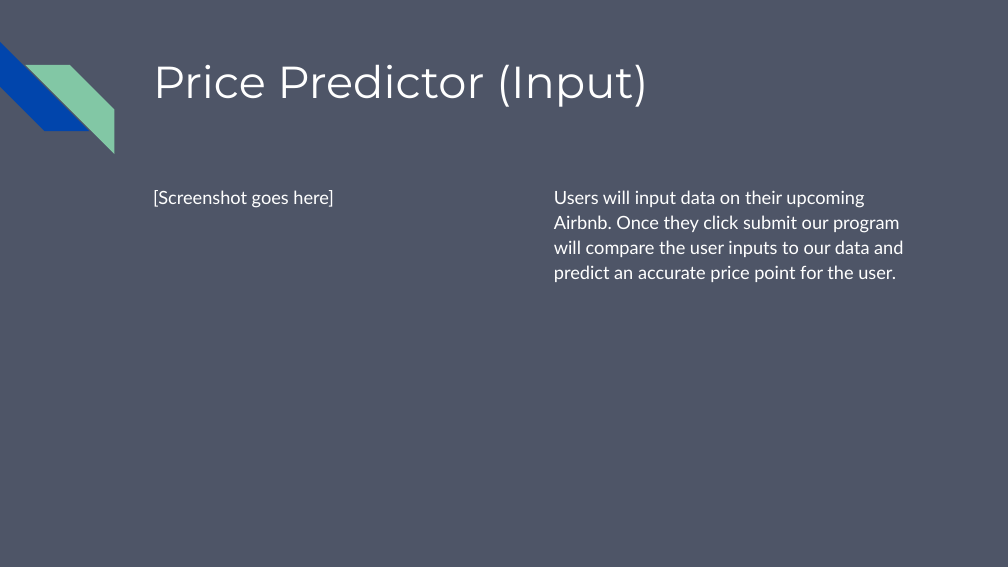
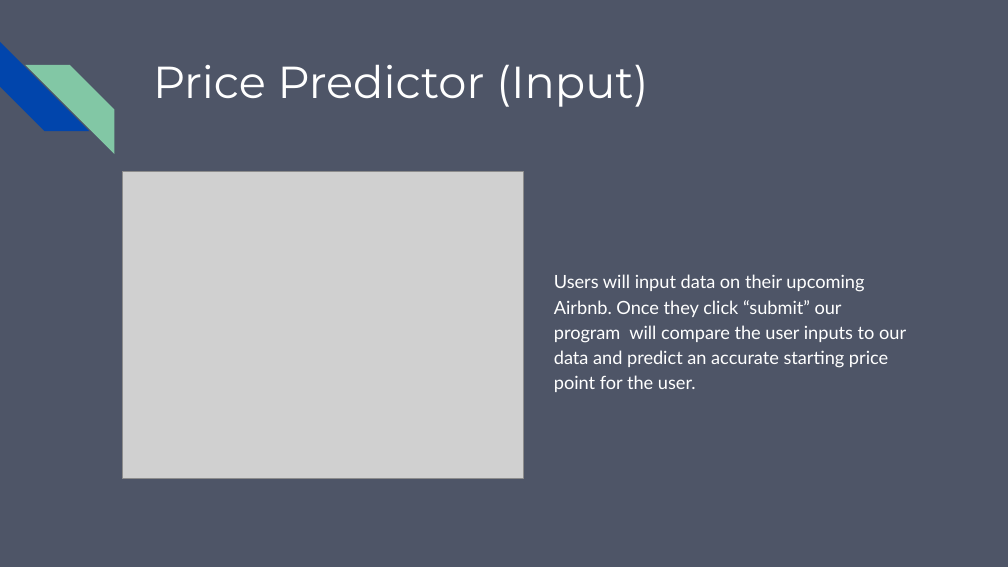
Before and after one commit to jwcomp4/air_b_b_rental, a slide deck: slide 7 of Airbnb Predictor.pptx (slide 5 before the commit). Drawn at 1008x567 pixels with LibreOffice and Linux fonts; fonts in the diff are those of the drawing; grey boxes stand for pictures. Boxes give left, top, right and bottom in pixels: in the first picture for what was removed or moved away, otherwise in the second. Text is boxed around its words. In the diff, an @@ line names an element or a change of style, - is before the commit and + after.

```diff
--- a/Airbnb Predictor.pptx
+++ b/Airbnb Predictor.pptx
@@ picture added at (x1=122, y1=171, x2=523, y2=479) @@
@@ text removed at (x1=153, y1=190, x2=334, y2=208) @@
-[Screenshot goes here]
@@ text at (x1=554, y1=274, x2=906, y2=392): text changed @@
-Users will input data on their upcoming Airbnb. Once they click submit our program will compare the user inputs to our data and predict an accurate price point for the user.
+Users will input data on their upcoming Airbnb. Once they click “submit” our program will compare the user inputs to our data and predict an accurate starting price point for the user.
```
Also in this commit, not shown: 3 other slides changed, 3 slides added, 5 other files.
